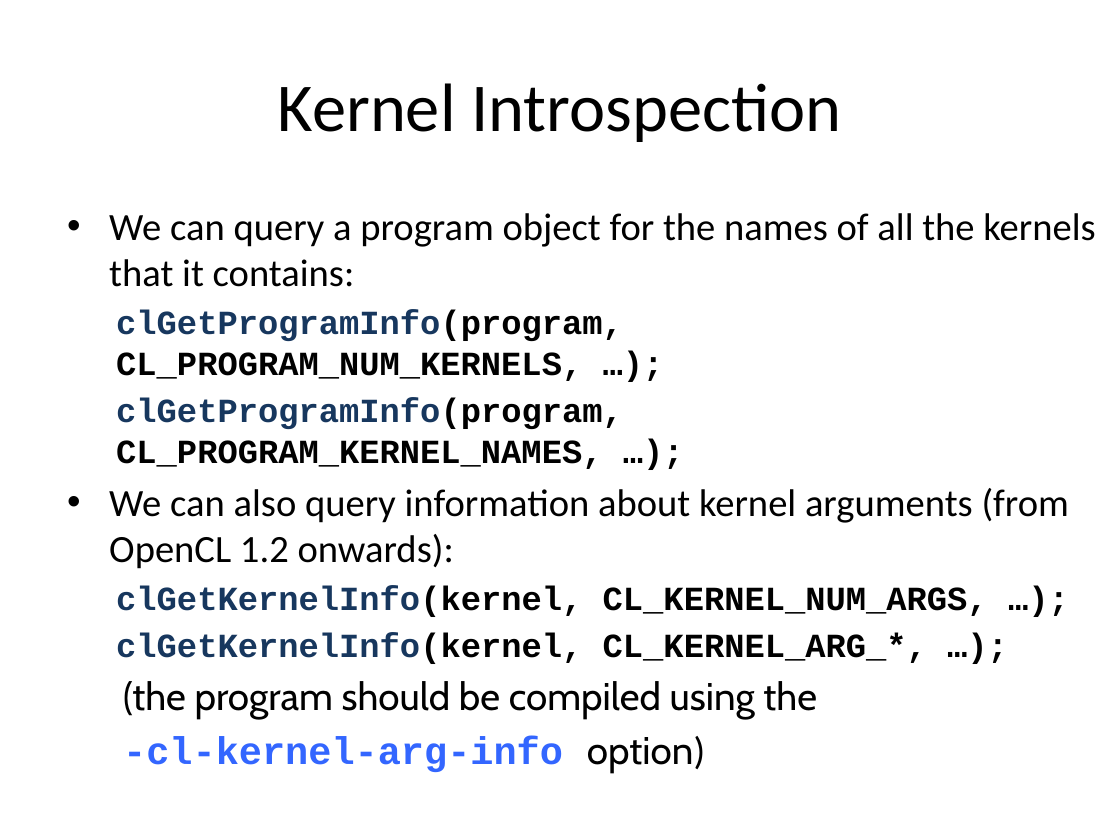
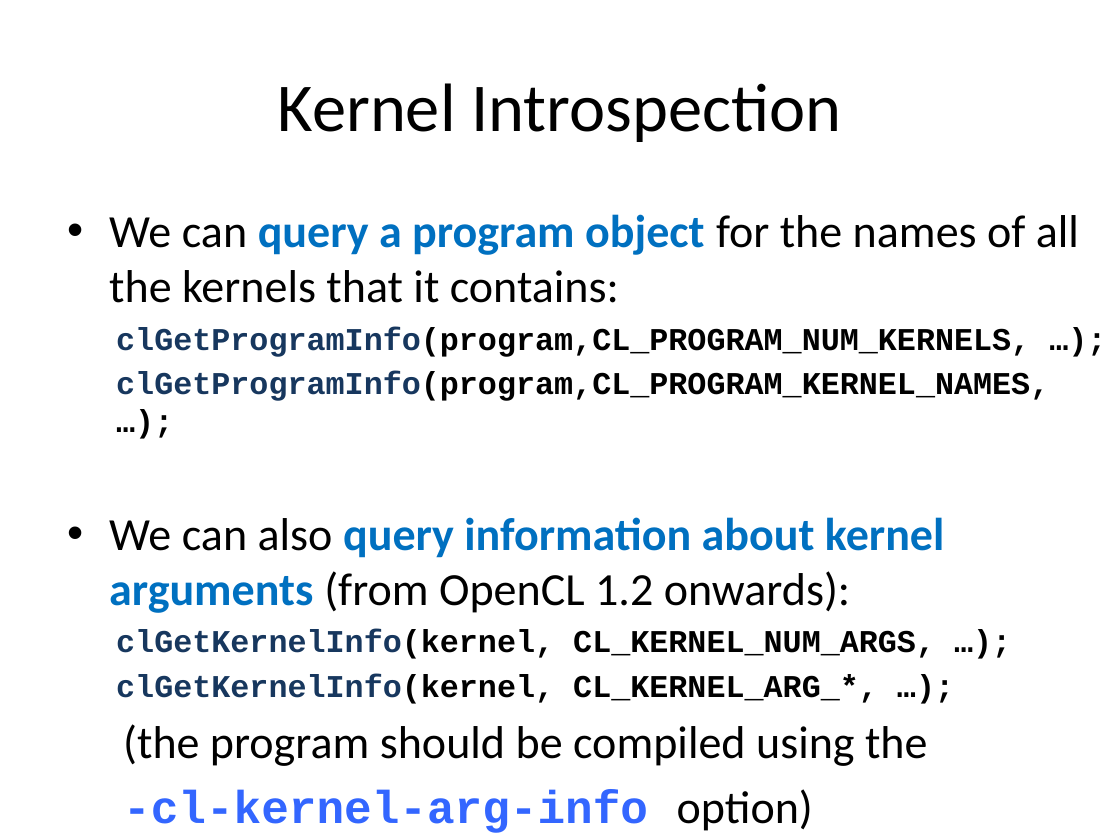
Before and after one commit to UoB-HPC/opencl-training-slides, a slide deck: slide 17 of advanced_part2.pptx. Drawn at 1120x840 pixels with LibreOffice and Linux fonts; fonts in the diff are those of the drawing. Boxes give left, top, right and bottom in pixels: in the first picture for what was removed or moved away, otherwise in the second. Text is boxed around its words. In the diff, an @@ line names an element or a change of style, - is before the commit and + after.

```diff
--- a/advanced_part2.pptx
+++ b/advanced_part2.pptx
@@ text at (109,214,1079,833): size 24.8 to 29.6 pt in "We can query a program object for ...", "We can also query information about kernel ...", "(the program should be compiled using the", "-cl-kernel-arg-info option)"; text colour #000000 to #0070C0, bold on in "query a program object", "query information about kernel arguments"; size 21.7 to 20.4 pt in "clGetKernelInfo(kernel, CL_KERNEL_NUM_ARGS, …);", "clGetKernelInfo(kernel, CL_KERNEL_ARG_*, …);"; font Cabin to Calibri in "(the program should be compiled using the", "option)" @@
@@ text at (116,327,1049,401): text changed; size 21.7 to 20.4 pt @@
-  clGetProgramInfo(program, CL_PROGRAM_NUM_KERNELS, …);
-  clGetProgramInfo(program, CL_PROGRAM_KERNEL_NAMES, …);
+  clGetProgramInfo(program,CL_PROGRAM_NUM_KERNELS, …);
+  clGetProgramInfo(program,CL_PROGRAM_KERNEL_NAMES, …);
```
Also in this commit, not shown: 3 other slides changed.
